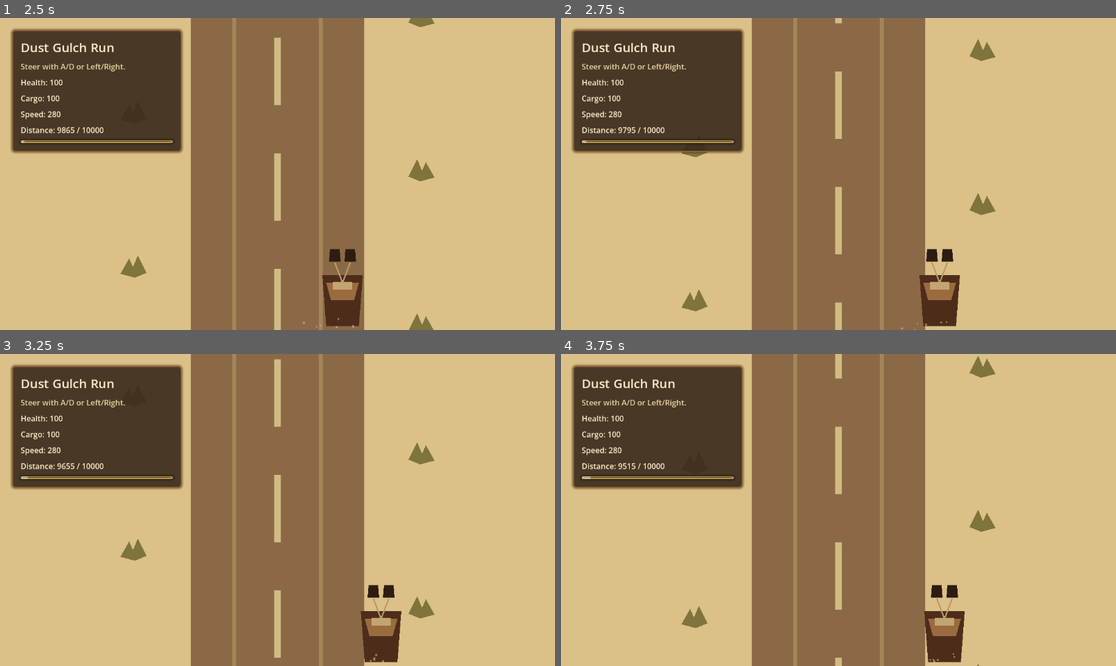
Above: before the commit, frames 1-4 (two rows, left to right).
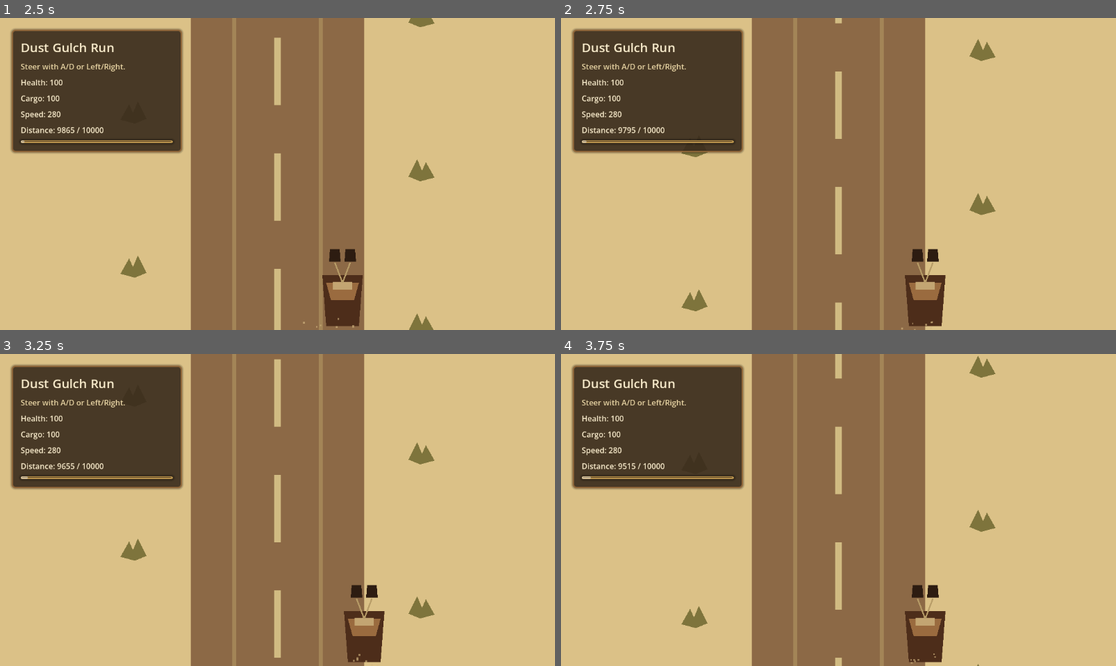
Above: after the commit, the same moments.

Repository: bbenefield89/The-Last-Delivery-to-Dust-Gulch
Game: Godot game, scene res://Scenes/AppRoot/AppRoot.tscn
Two runs of this game, one before a commit and one after it. Both use one fixed random seed, a clock stepped at 60 frames per second and the inputs below. Sound files missing from this copy of the repository are replaced by a short silence.
Inputs (mouse positions are in pixels of both pictures, inside the frame that each line leads up to):
- Up to frame 1 (2.5 s): click "Play" at 0.5 s; click "Play" at 1.25 s; tap Enter (ui_accept) at 2, 2.27 s; move the mouse to (399, 158) at 2.02 s; hold D (steer_right) from 2.03 s (still down); tap T (return_to_title) at 2.1 s; click (399, 158) at 2.17 s
- Up to frame 2 (2.75 s): keep holding D (steer_right)
- Up to frame 3 (3.25 s): release D (steer_right) at 2.75 s; drag from (166, 525) to (249, 572) at 2.77 s
- Up to frame 4 (3.75 s): move the mouse to (894, 441) at 3.52 s; hold D (steer_right) from 3.53 s (still down); tap Alt at 3.6 s

Frame 1 is identical in both runs. In frame 2, 1.2% of the frame differs, in the area x 61-72%, y 73-99%; in frame 3, 1.4%; in frame 4, 1.5%, in the area x 61-73%, y 73-100%.

Commit message:
fix(run): clamp wagon to visible road

Diff:
--- a/Scenes/RunScene/run_scene.gd
+++ b/Scenes/RunScene/run_scene.gd
@@ -26,7 +26,7 @@
 const STEER_ACTION_POSITIVE := "steer_right"
 const PAUSE_ACTION := "pause_run"
 const STEER_SPEED := 300.0
-const ROAD_HALF_WIDTH := 220.0
+const ROAD_HALF_WIDTH := 180.0
 const WAGON_BASE_Y := 0.0
 const WAGON_BASE_COLOR := Color(0.301961, 0.180392, 0.101961, 1.0)
 const WAGON_HIT_COLOR := Color(0.760784, 0.447059, 0.239216, 1.0)
--- a/Tests/Unit/test_run_scene.gd
+++ b/Tests/Unit/test_run_scene.gd
@@ -161,14 +161,14 @@
 	await wait_process_frames(1)
 
 	var state := RunStateType.new()
-	state.lateral_position = 210.0
+	state.lateral_position = 170.0
 	_setup_active_run(scene, state)
 
 	Input.action_press("steer_right")
 	scene._process(1.0)
 	Input.action_release("steer_right")
 
-	assert_eq(state.lateral_position, 220.0)
+	assert_eq(state.lateral_position, 180.0)
 
 
 func test_hazard_collision_reduces_health_and_records_last_hit_type() -> void:
Not shown, changed: kanban_tasks_data.kanban
